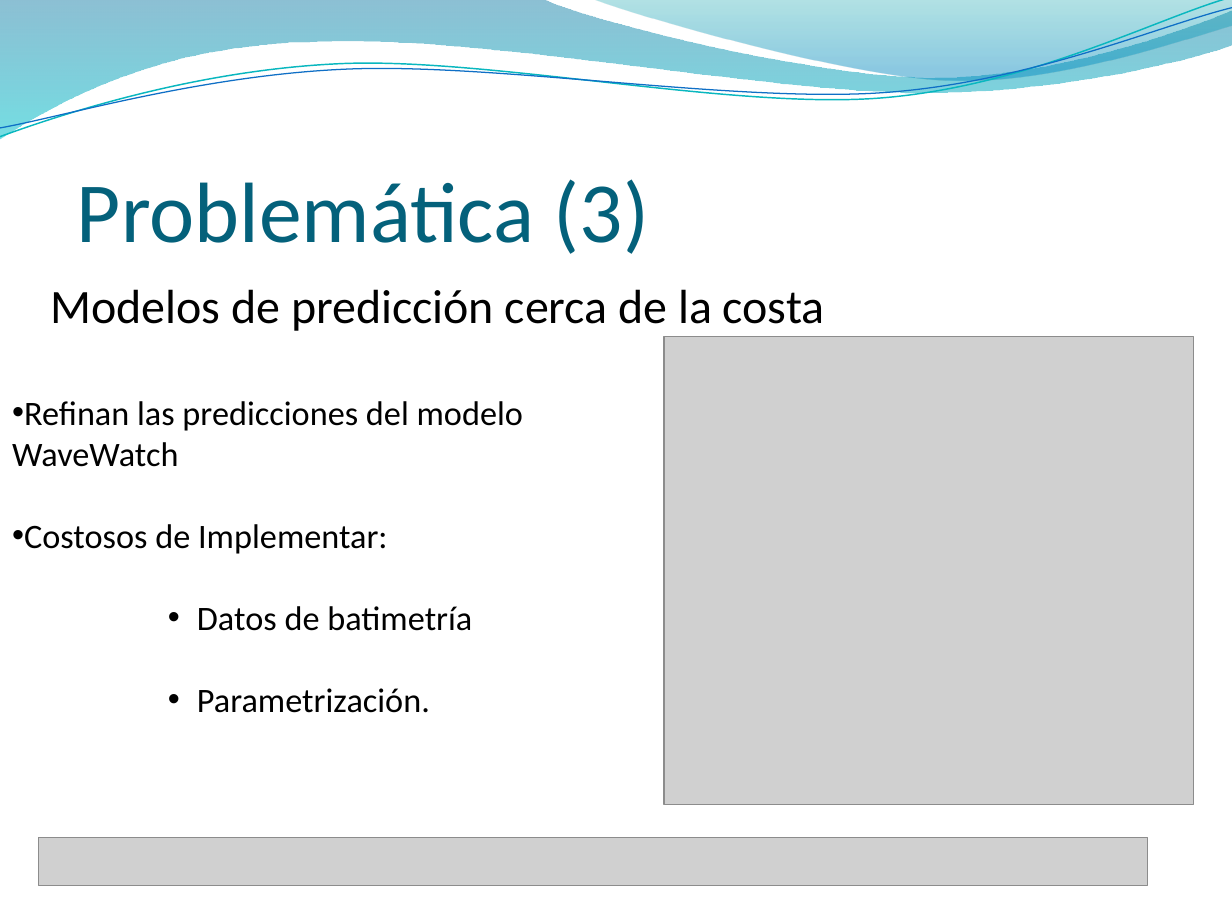
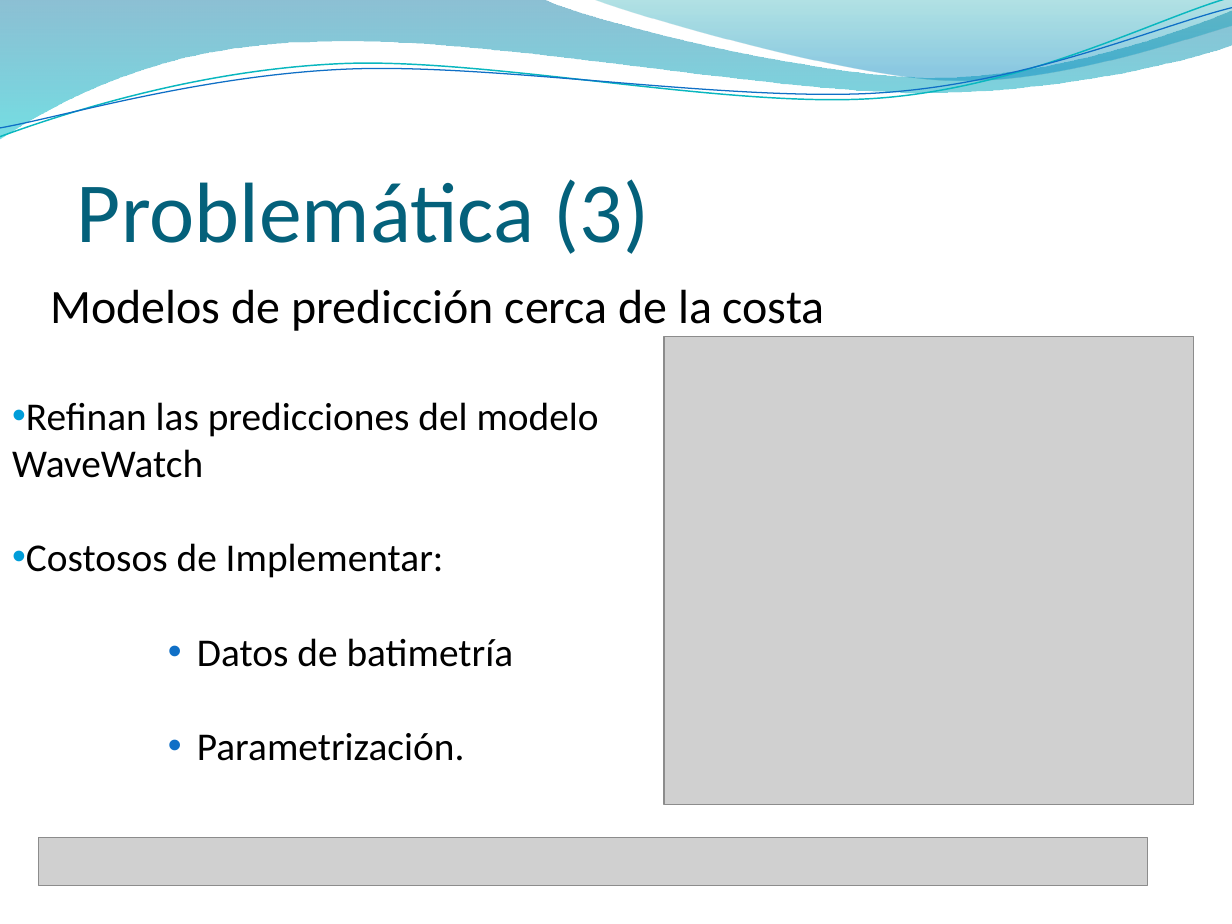
Before and after one commit to jaffadog/neuralito, a slide deck: slide 10 of neuralito/ArfGen/docs/Entregas/Informe Final/presentacion/esteban2.pptx. Drawn at 1232x924 pixels with LibreOffice and Linux fonts; fonts in the diff are those of the drawing; grey boxes stand for pictures; background and template pictures are left out. Boxes give left, top, right and bottom in pixels: in the first picture for what was removed or moved away, otherwise in the second. Text is boxed around its words. In the diff, an @@ line names an element or a change of style, - is before the commit and + after.

```diff
--- a/neuralito/ArfGen/docs/Entregas/Informe Final/presentacion/esteban2.pptx
+++ b/neuralito/ArfGen/docs/Entregas/Informe Final/presentacion/esteban2.pptx
@@ text "Refinan las predicciones del modelo ..." at bbox=[12, 402, 599, 761]: size 20 to 23 pt @@
```
Also in this commit, not shown: 8 other slides changed.
